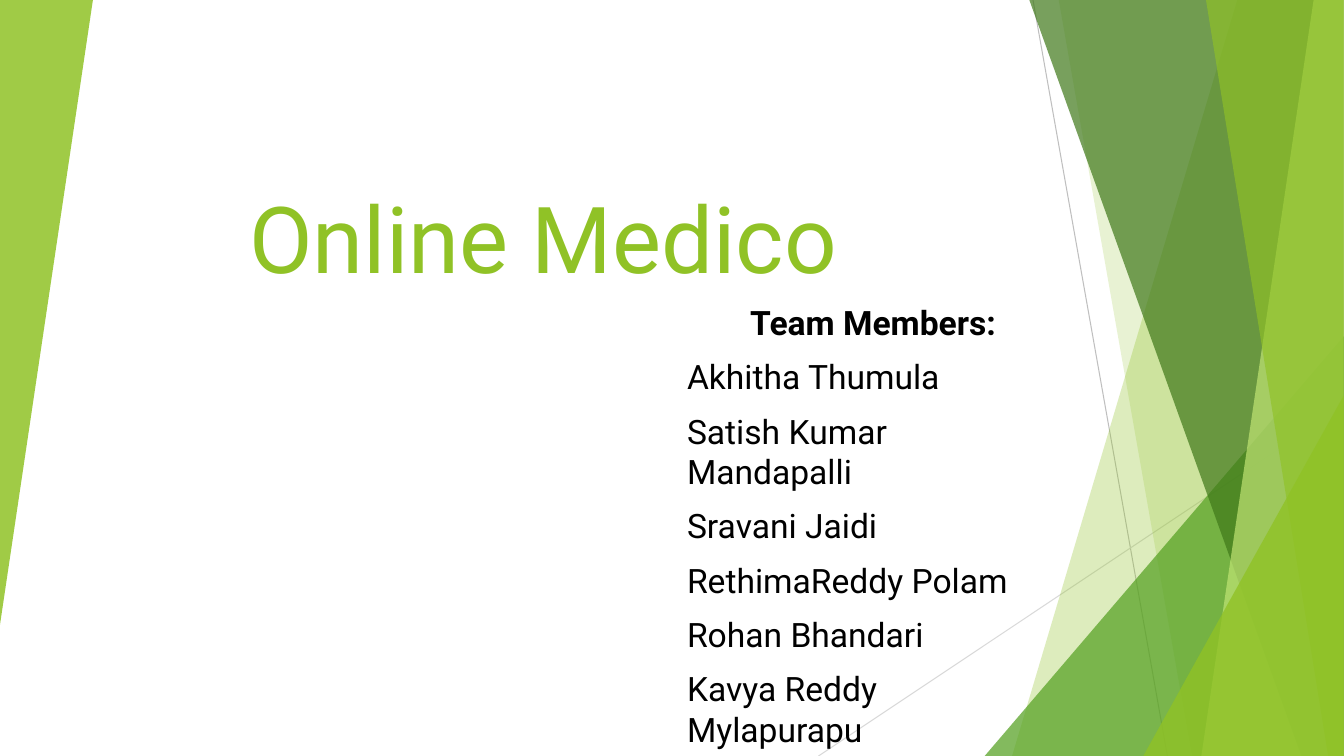
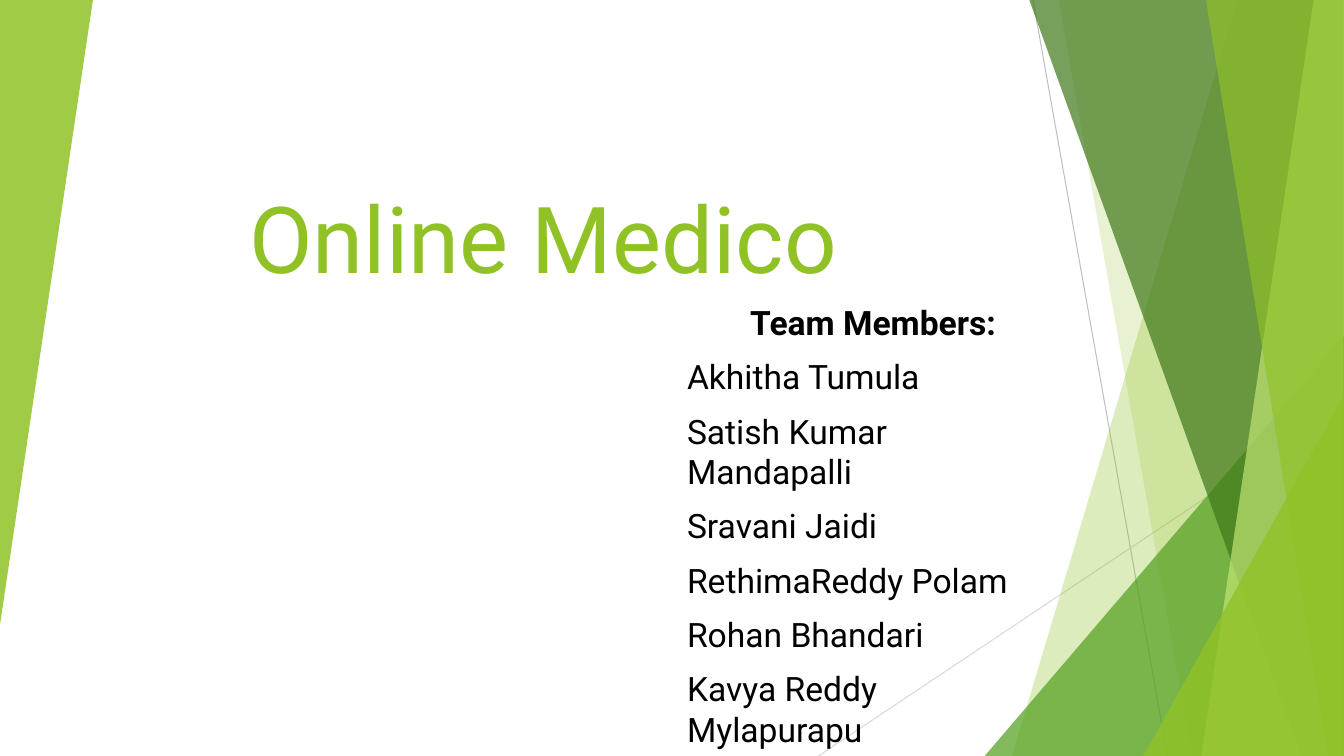
Before and after one commit to thumula-akhitha/onlinemedico, a slide deck: slide 1 of OnlineMedico-Team A.pptx. Drawn at 1344x756 pixels with LibreOffice and Linux fonts; fonts in the diff are those of the drawing. Boxes give left, top, right and bottom in pixels: in the first picture for what was removed or moved away, otherwise in the second. Text is boxed around its words. In the diff, an @@ line names an element or a change of style, - is before the commit and + after.

```diff
--- a/OnlineMedico-Team A.pptx
+++ b/OnlineMedico-Team A.pptx
@@ subtitle at box(687, 363, 919, 390): text changed @@
-Akhitha Thumula
+Akhitha Tumula
```
Also in this commit, not shown: 1 other slide changed.
